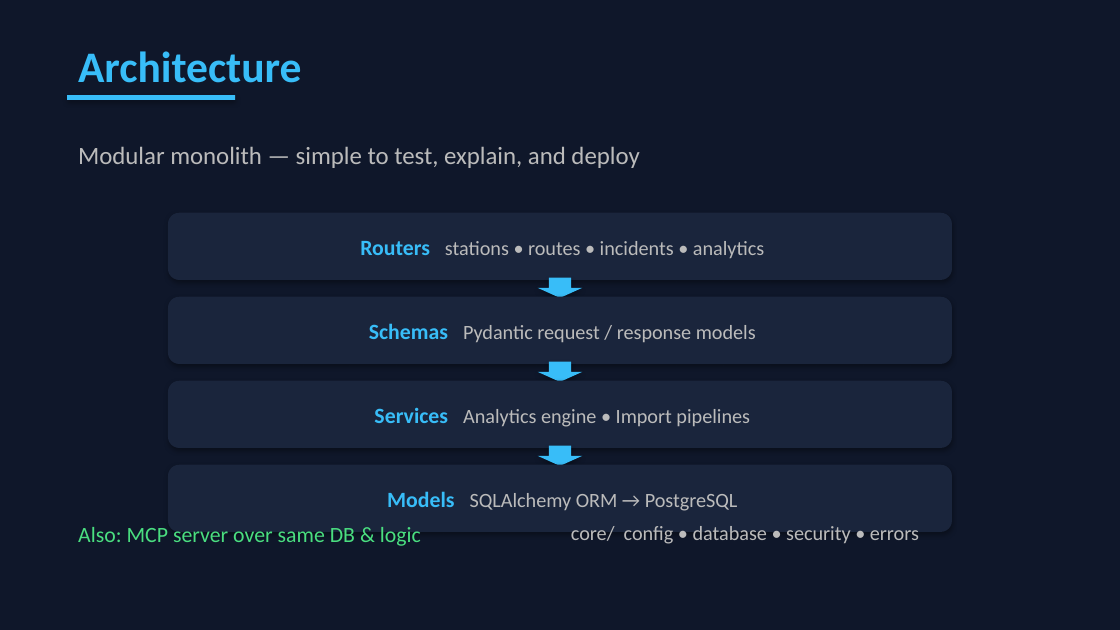
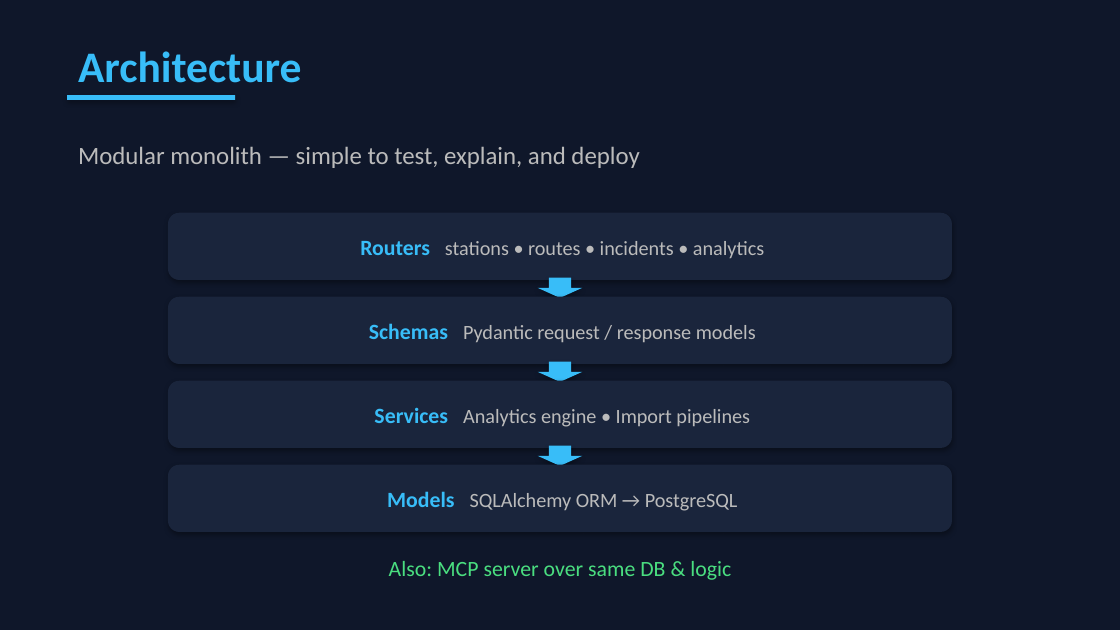
Before and after one commit to Igor-Kaminski/API_Coursework, a slide deck: slide 4 of docs/presentation.pptx. Drawn at 1120x630 pixels with LibreOffice and Linux fonts; fonts in the diff are those of the drawing. Boxes give left, top, right and bottom in pixels: in the first picture for what was removed or moved away, otherwise in the second. Text is boxed around its words. In the diff, an @@ line names an element or a change of style, - is before the commit and + after.

```diff
--- a/docs/presentation.pptx
+++ b/docs/presentation.pptx
@@ text removed at <box>571,526,919,544</box> @@
-core/ config • database • security • errors
@@ text "Also: MCP server over same ...": place and size @@
-text "Also: MCP server over same ..." at <box>78,527,421,546</box>
+text "Also: MCP server over same ..." at <box>389,561,731,580</box>
```
Also in this commit, not shown: 4 other slides changed.
